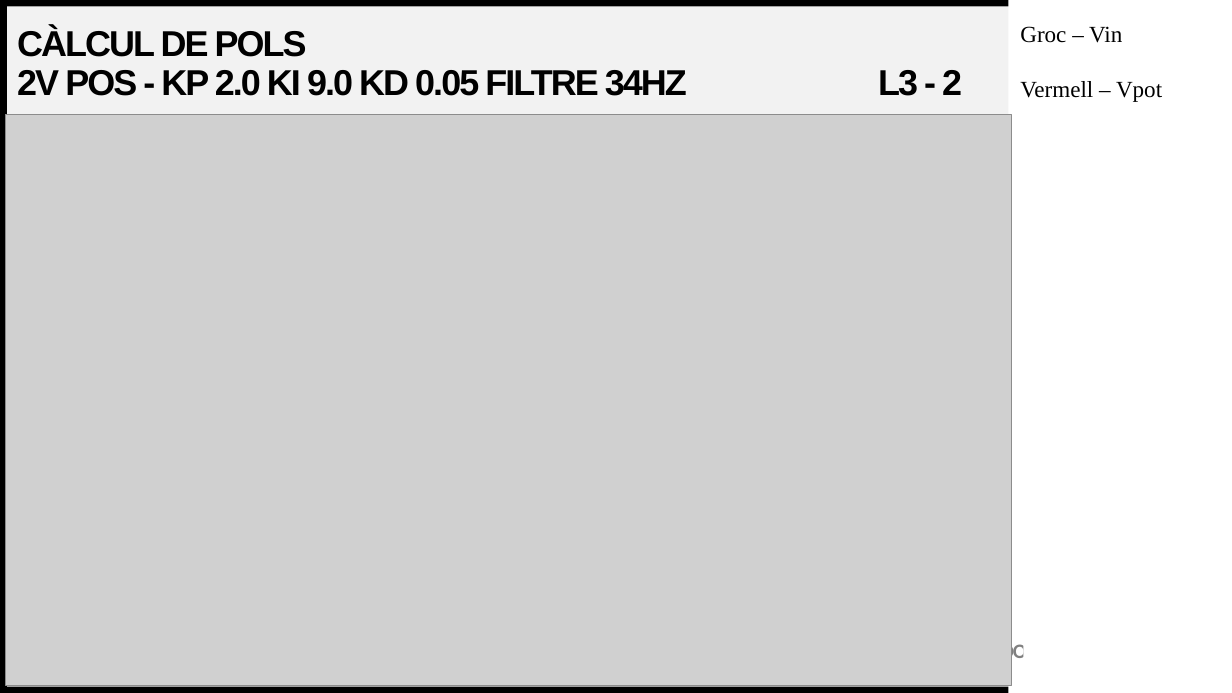
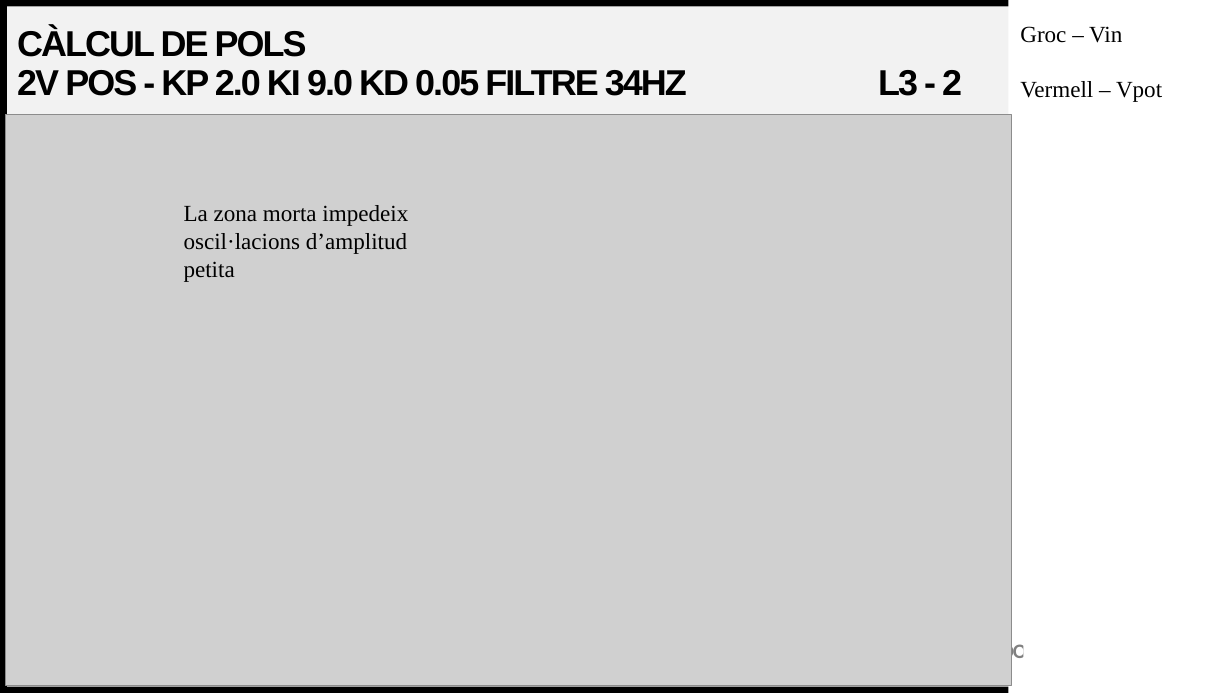
Before and after one commit to Argyrum/TFG-Control, a slide deck: slide 29 of Presentacions/Resultats de l’Anàlisi de la Planta de DS - Compendi 1-4 .pptx. Drawn at 1232x693 pixels with LibreOffice and Linux fonts; fonts in the diff are those of the drawing; grey boxes stand for pictures. Boxes give left, top, right and bottom in pixels: in the first picture for what was removed or moved away, otherwise in the second. Text is boxed around its words. In the diff, an @@ line names an element or a change of style, - is before the commit and + after.

```diff
--- a/Presentacions/Resultats de l’Anàlisi de la Planta de DS - Compendi 1-4 .pptx
+++ b/Presentacions/Resultats de l’Anàlisi de la Planta de DS - Compendi 1-4 .pptx
@@ text added at <box>184,205,408,282</box>, 18 pt, text #000000 @@
+La zona morta impedeix oscil·lacions d’amplitud petita
```
Also in this commit, not shown: 3 other slides changed, 1 slide added, 9 other files.
